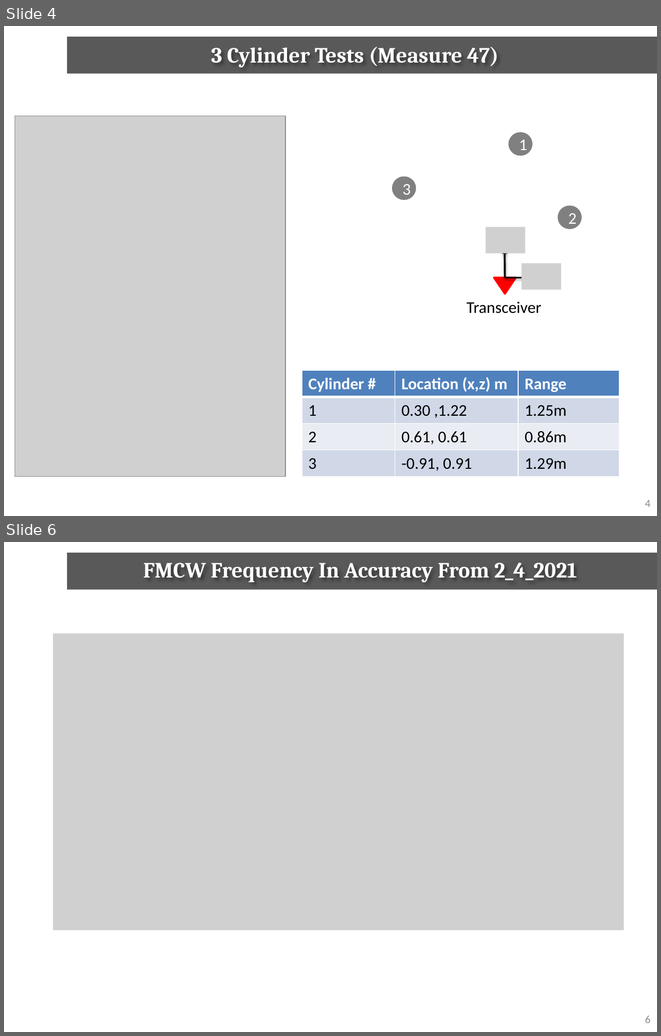
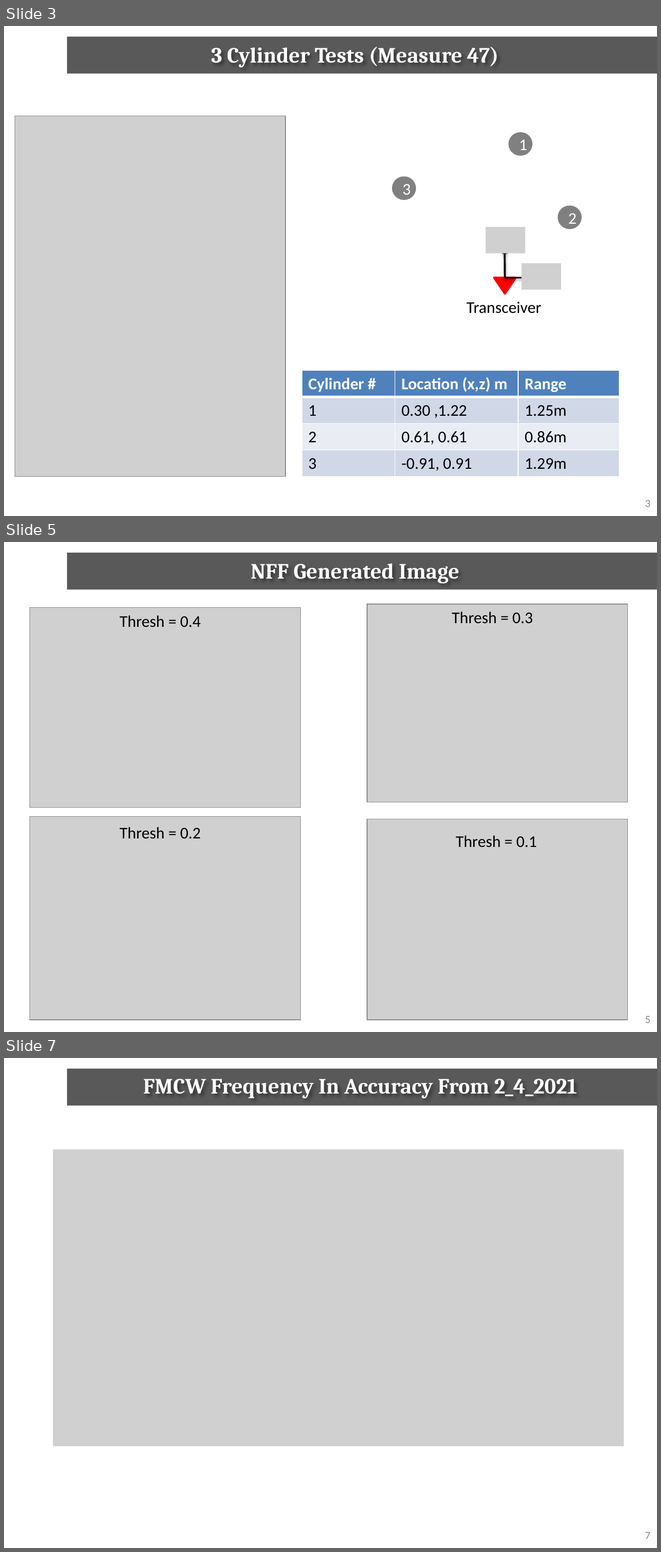
Before and after one commit to coleharlow12/harmonicRecoverSAR, a slide deck: attempt1_3Cylinders_Undersampled/6_7_2021_DOA.pptx. Shown one above the other, each under a label of ours: slides 4 and 6 before the commit, slides 3, 5 and 7 after it; the slides between them are not shown. The pictures are 661x1036 and 661x1552 pixels, drawn with LibreOffice and Linux fonts; fonts in the diff are those of the drawing; grey boxes stand for pictures; background and template pictures are left out. Boxes give left, top, right and bottom in pixels: in the first picture for what was removed or moved away, otherwise in the second. Text is boxed around its words. In the diff, an @@ line names an element or a change of style, - is before the commit and + after.

```diff
--- a/attempt1_3Cylinders_Undersampled/6_7_2021_DOA.pptx
+++ b/attempt1_3Cylinders_Undersampled/6_7_2021_DOA.pptx
@@ slide 5 added at [4, 542, 657, 1032], background #FFFFFF; not listed: 1 template element that a slide beside it also shows @@
@@ text added at [250, 563, 459, 583], 24 pt, text #FFFFFF, bold @@
+NFF Generated Image
@@ picture added at [367, 604, 628, 803] @@
@@ picture added at [29, 607, 300, 807] @@
@@ text added at [120, 615, 201, 627], 18 pt, text #000000 @@
+Thresh = 0.4
@@ text added at [452, 611, 533, 624], 18 pt, text #000000 @@
+Thresh = 0.3
@@ picture added at [29, 816, 300, 1020] @@
@@ text added at [120, 827, 201, 839], 18 pt, text #000000 @@
+Thresh = 0.2
@@ picture added at [367, 819, 628, 1020] @@
@@ text added at [456, 835, 537, 847], 18 pt, text #000000 @@
+Thresh = 0.1
@@ page number added at [645, 1016, 650, 1023], 12 pt, text #8C8C8C @@
+5
@@ what was slide 4 is now slide 3 @@
@@ page number at [645, 500, 650, 507]: text changed @@
-4
+3
@@ what was slide 6 is now slide 7 @@
@@ page number at [645, 1532, 650, 1539]: text changed @@
-6
+7
```
Also in this commit, not shown: 3 slides changed, 1 other slide added, 1 slide removed, 2 other files.
